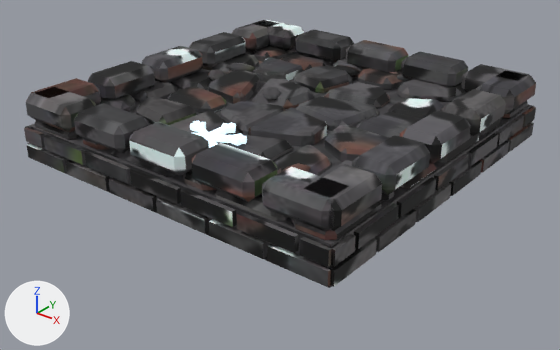
Before and after pictures for a commit that changed the glTF model assets/noir/plates/plate_2_ice.glb.
One viewpoint serves both versions: a 50 mm lens placed at (2.45, -3.13, 1.76), pointed at (0.03, -0.11, -0.12). Lighting does not change. The marker at lower left points along +X, +Y and +Z. The picture after the commit comes second. Vertices at exactly the same position are counted once.

The first picture shows 'plate_2_ice'.
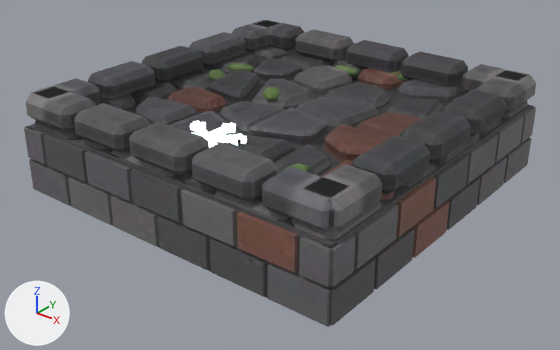
The newer file is also turned or shifted as a whole; pictures and numbers use the older file's frame.

What differs and where, as boxes (x1, y1, x2, y2) in the pictures (560 x 350 px; the box of a moved part takes in the faces that stretch with it):
'plate_2_ice', surface changed, reshaped (14% taller)
    before: (24, 20, 536, 288)
    after: (24, 20, 536, 327)
part 1 of me_plate_2_ice, added
    after: (29, 160, 71, 205)
part 2 of me_plate_2_ice, added
    after: (68, 177, 113, 225)
part 3 of me_plate_2_ice, added
    after: (111, 195, 160, 246)
part 4 of me_plate_2_ice, added
    after: (157, 215, 211, 270)
part 5 of me_plate_2_ice, added
    after: (210, 238, 267, 297)
part 6 of me_plate_2_ice, added
    after: (268, 263, 330, 326)
part 7 of me_plate_2_ice, added
    after: (320, 258, 376, 326)
part 8 of me_plate_2_ice, added
    after: (374, 227, 415, 289)
part 9 of me_plate_2_ice, added (brown)
    after: (413, 201, 449, 258)
part 10 of me_plate_2_ice, added
    after: (447, 177, 480, 230)
part 11 of me_plate_2_ice, added
    after: (477, 157, 507, 205)
part 12 of me_plate_2_ice, added
    after: (504, 138, 531, 183)
part 13 of me_plate_2_ice, deleted
    before: (66, 141, 509, 259)
part 14 of me_plate_2_ice, moved or reshaped
    before: (24, 63, 536, 288)
    after: (24, 63, 532, 327)
part 15 of me_plate_2_ice, surface changed
    before: (24, 20, 536, 288)
    after: (24, 20, 536, 327)
part 16 of me_plate_2_ice, edited (looks the same)
    both: (190, 120, 247, 148)

Patch to the scene script:
```diff
--- a/assets/noir/plates/plate_2_ice.glb.py
+++ b/assets/noir/plates/plate_2_ice.glb.py
@@ mat_plate_2_ice_paint @@
 n0 = _N.new('ShaderNodeBsdfPrincipled'); n0.name = 'Principled BSDF'
 n0.inputs[2].default_value = 0.78  # 'Roughness'
+n0.inputs[28].default_value = 1.6  # 'Emission Strength'
 n1 = _N.new('ShaderNodeOutputMaterial'); n1.name = 'Material Output'
 n2 = _N.new('ShaderNodeTexImage'); n2.name = 'Image Texture'
-n2.image = img_plate_2_ice_paint
+n2.image = img_plate_2_ice_emit
+n3 = _N.new('ShaderNodeTexImage'); n3.name = 'Image Texture.001'
+n3.image = img_plate_2_ice_paint
 _L.new(n0.outputs[0], n1.inputs[0])  # 'BSDF' to 'Surface'
-_L.new(n2.outputs[0], n0.inputs[0])  # 'Color' to 'Base Color'
+_L.new(n2.outputs[0], n0.inputs[27])  # 'Color' to 'Emission Color'
+_L.new(n3.outputs[0], n0.inputs[0])  # 'Color' to 'Base Color'
@@ me_plate_2_ice @@
-me_plate_2_ice.from_pydata(...)  # 2299 vertices, 4074 faces; spans x -1.0..1.0, y -1.0..1.0, z -0.1..0.28
+me_plate_2_ice.from_pydata(...)  # 2298 vertices, 4072 faces; spans x -1.0..1.0, y -1.0..1.0, z -0.29..0.28
+# me_plate_2_ice part 1: a new loose piece, a box spanning x -0.987..-0.679, y -1.005..-0.935, z -0.269..-0.101, in mat_plate_2_ice_paint
+# me_plate_2_ice part 2: a new loose piece, a box spanning x -0.654..-0.346, y -1.005..-0.935, z -0.269..-0.101, in mat_plate_2_ice_paint
+# me_plate_2_ice part 3: a new loose piece, a box spanning x -0.321..-0.013, y -1.005..-0.935, z -0.269..-0.101, in mat_plate_2_ice_paint
+# me_plate_2_ice part 4: a new loose piece, a box spanning x 0.013..0.321, y -1.005..-0.935, z -0.269..-0.101, in mat_plate_2_ice_paint
+# me_plate_2_ice part 5: a new loose piece, a box spanning x 0.346..0.654, y -1.005..-0.935, z -0.269..-0.101, in mat_plate_2_ice_paint
+# me_plate_2_ice part 6: a new loose piece, a box spanning x 0.679..0.987, y -1.005..-0.935, z -0.269..-0.101, in mat_plate_2_ice_paint
+# me_plate_2_ice part 7: a new loose piece, a box spanning x 0.935..1.005, y -0.987..-0.679, z -0.269..-0.101, in mat_plate_2_ice_paint
+# me_plate_2_ice part 8: a new loose piece, a box spanning x 0.935..1.005, y -0.654..-0.346, z -0.269..-0.101, in mat_plate_2_ice_paint
+# me_plate_2_ice part 9: a new loose piece, a box spanning x 0.935..1.005, y -0.321..-0.013, z -0.269..-0.101, in mat_plate_2_ice_paint
+# me_plate_2_ice part 10: a new loose piece, a box spanning x 0.935..1.005, y 0.013..0.321, z -0.269..-0.101, in mat_plate_2_ice_paint
+# me_plate_2_ice part 11: a new loose piece, a box spanning x 0.935..1.005, y 0.346..0.654, z -0.269..-0.101, in mat_plate_2_ice_paint
+# me_plate_2_ice part 12: a new loose piece, a box spanning x 0.935..1.005, y 0.679..0.987, z -0.269..-0.101, in mat_plate_2_ice_paint
+# me_plate_2_ice part 13: 16 loose pieces with 128 vertices, spanning x -1.0..1.0, y -1.0..1.0, z -0.08..-0.01, are deleted
+# me_plate_2_ice part 14: 91 vertices moved from x -1.0..1.0, y -1.0..1.0, z -0.1..0.11 to x -1.0..1.0, y -1.0..1.0, z -0.29..0.11; 90 vertices removed from x -1.0..1.0, y -1.0..1.0, z -0.08..0.1; 25 vertices added at x -1.0..1.0, y -1.0..1.0, z -0.08..0.11
+# me_plate_2_ice part 15: 3609 kept faces spanning x -1.0..1.0, y -1.0..1.0, z -0.29..0.28 get new texture (UV) coordinates
+# me_plate_2_ice part 16: 180 faces spanning x -0.17..0.17, y -0.83..-0.45, z 0.16..0.19 switch from mat_glow_ice (pale blue #daf3ff, glowing pale blue #cbe3ed) to mat_plate_2_ice_paint
+# other edits to the shape of me_plate_2_ice do not show in these pictures
```
